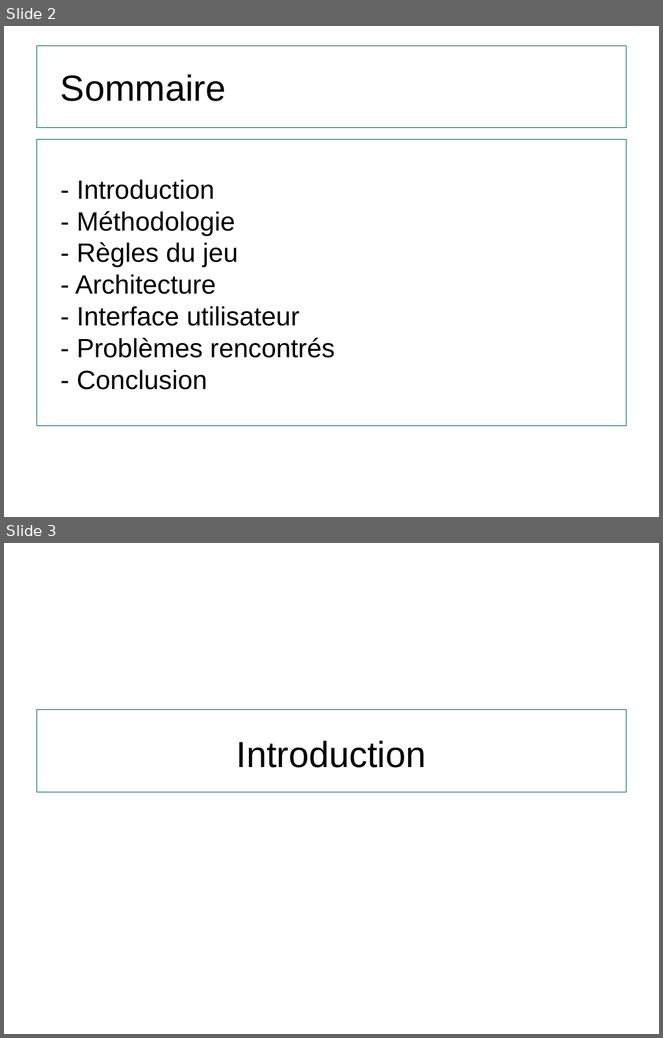
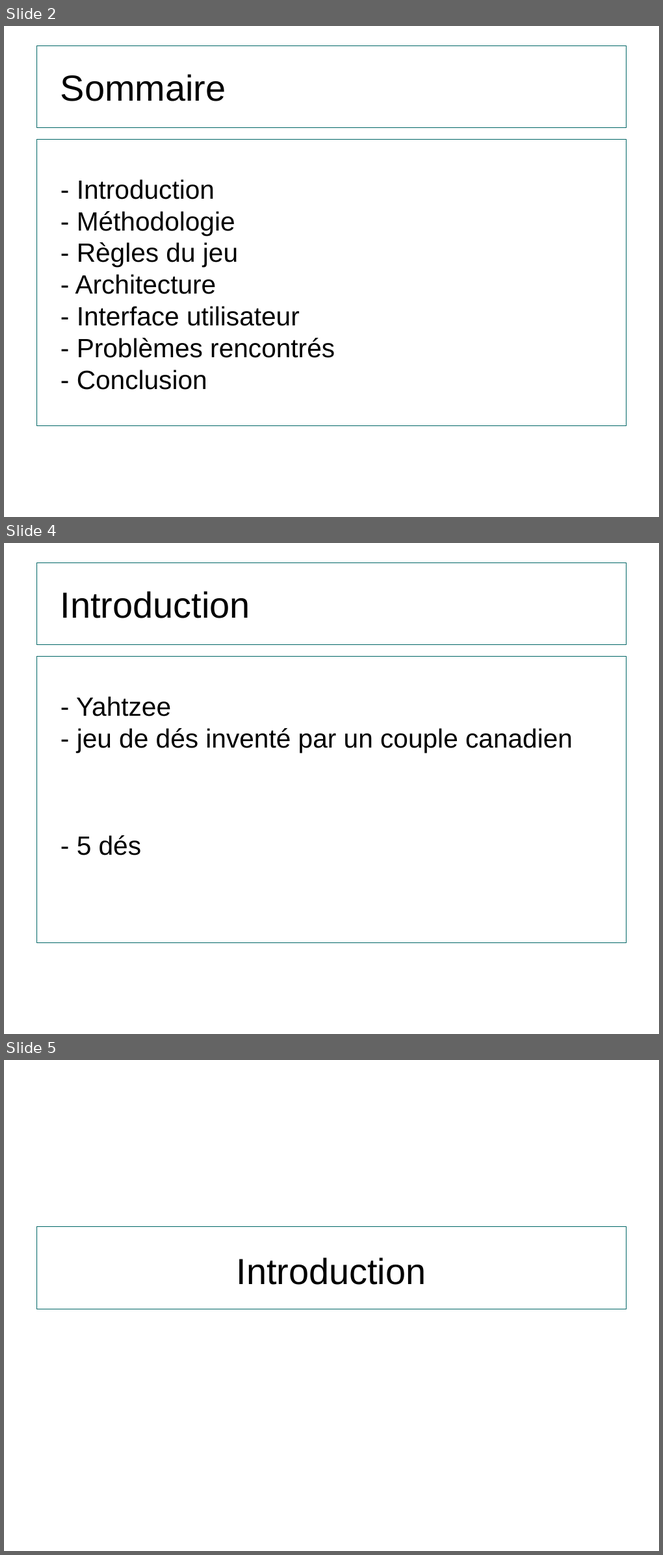
Before and after one commit to crabone/GEN-Yahtzee, a slide deck: prez.odp. Shown one above the other, each under a label of ours: slides 2 and 3 before the commit, slides 2, 4 and 5 after it; the slides between them are not shown. The pictures are 663x1038 and 663x1555 pixels, drawn with LibreOffice and Linux fonts; fonts in the diff are those of the drawing; background and template pictures are left out. Boxes give left, top, right and bottom in pixels: in the first picture for what was removed or moved away, otherwise in the second. Text is boxed around its words. In the diff, an @@ line names an element or a change of style, - is before the commit and + after.

Commit message:
presentation (introduction)

```diff
--- a/prez.odp
+++ b/prez.odp
@@ slide 4 added at (x1=4, y1=543, x2=659, y2=1034), background picture (left out) @@
@@ freeform shape added at (x1=36, y1=563, x2=627, y2=644), fill #FFFFFF, outline #006666 0 pt @@
@@ title added at (x1=61, y1=591, x2=250, y2=618), 44 pt, text #000000 @@
+Introduction
@@ freeform shape added at (x1=36, y1=656, x2=627, y2=943), fill #FFFFFF, outline #006666 0 pt @@
@@ subtitle added at (x1=76, y1=696, x2=573, y2=856), 32 pt, text #000000 @@
+- Yahtzee
+- jeu de dés inventé par un couple canadien
+- 5 dés
@@ what was slide 3 is now slide 5 @@
```
Also in this commit, not shown: 1 other slide added.
